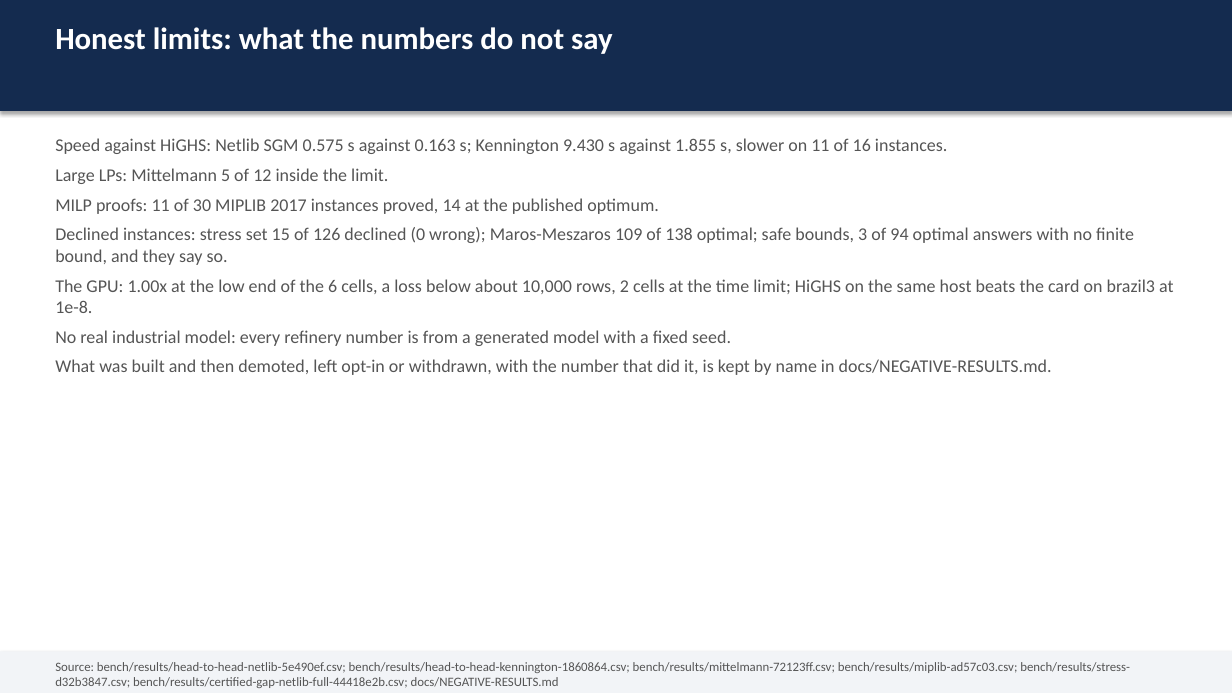
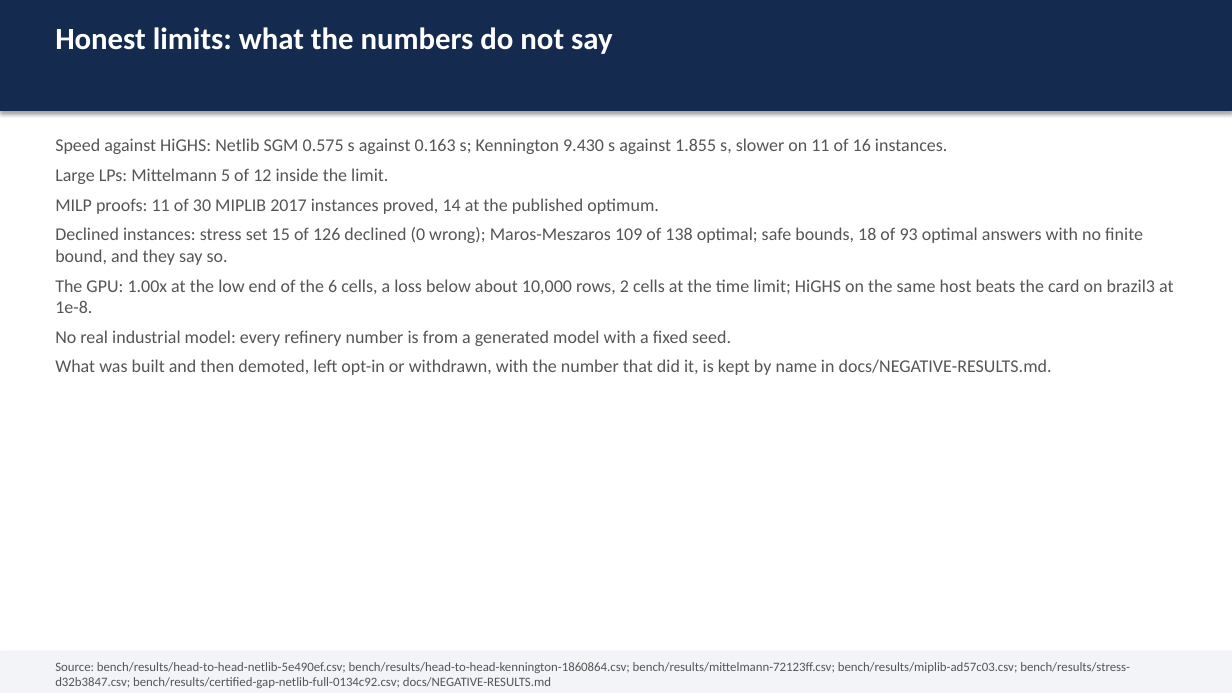
Before and after one commit to Bhumika-1432006/SANKHYA, a slide deck: slide 11 of docs/SANKHYA-deck.pptx. Drawn at 1232x693 pixels with LibreOffice and Linux fonts; fonts in the diff are those of the drawing. Boxes give left, top, right and bottom in pixels: in the first picture for what was removed or moved away, otherwise in the second. Text is boxed around its words. In the diff, an @@ line names an element or a change of style, - is before the commit and + after.

Commit message:
bench(netlib): the certified-gap CSV follows in a run stamped on main (#433)
The branch-stamped run stays in the PR description as this session's
measurement; the committed CSV is produced on the squash commit.

```diff
--- a/docs/SANKHYA-deck.pptx
+++ b/docs/SANKHYA-deck.pptx
@@ text at [55, 227, 1143, 265]: text changed @@
-Declined instances: stress set 15 of 126 declined (0 wrong); Maros-Meszaros 109 of 138 optimal; safe bounds, 3 of 94 optimal answers with no finite bound, and they say so.
+Declined instances: stress set 15 of 126 declined (0 wrong); Maros-Meszaros 109 of 138 optimal; safe bounds, 18 of 93 optimal answers with no finite bound, and they say so.
@@ text at [55, 662, 1130, 688]: text changed @@
-Source: bench/results/head-to-head-netlib-5e490ef.csv; bench/results/head-to-head-kennington-1860864.csv; bench/results/mittelmann-72123ff.csv; bench/results/miplib-ad57c03.csv; bench/results/stress-d32b3847.csv; bench/results/certified-gap-netlib-full-44418e2b.csv; docs/NEGATIVE-RESULTS.md
+Source: bench/results/head-to-head-netlib-5e490ef.csv; bench/results/head-to-head-kennington-1860864.csv; bench/results/mittelmann-72123ff.csv; bench/results/miplib-ad57c03.csv; bench/results/stress-d32b3847.csv; bench/results/certified-gap-netlib-full-0134c92.csv; docs/NEGATIVE-RESULTS.md
```
Also in this commit, not shown: 1 other slide changed, 5 other files.
